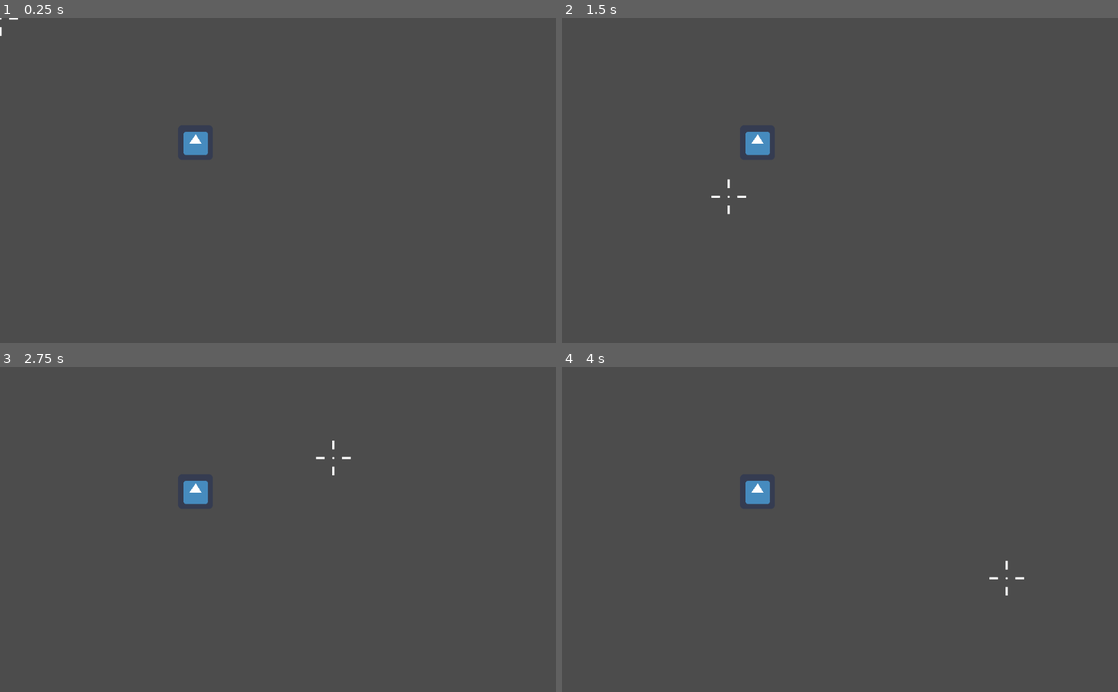
Above: before the commit, frames 1-4 (two rows, left to right).
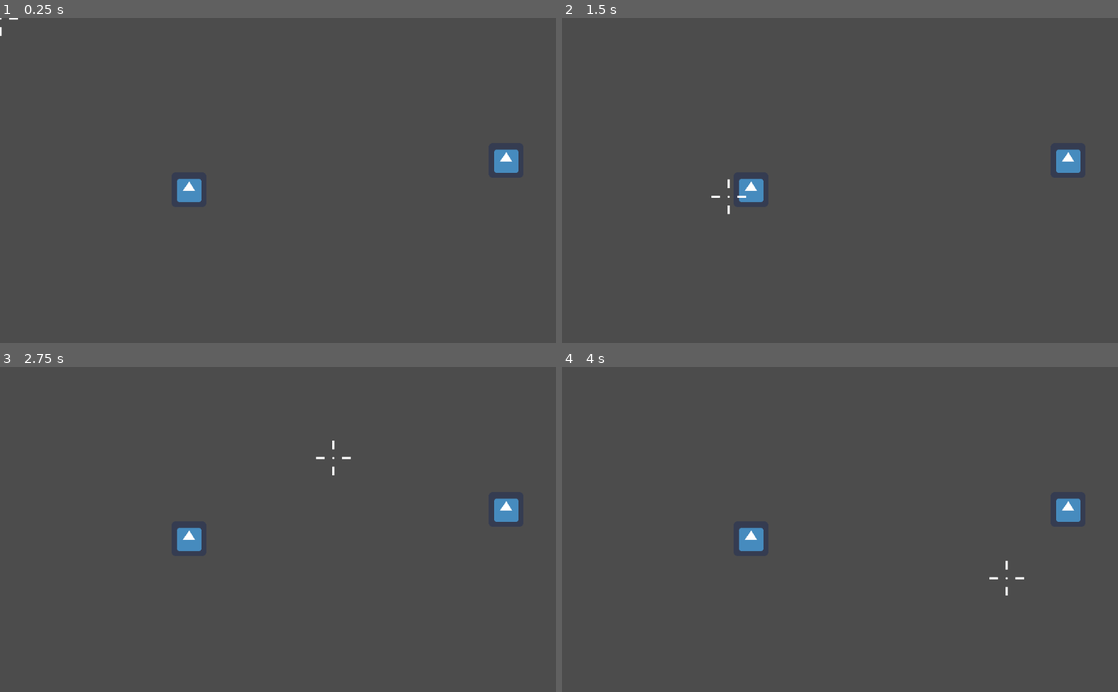
Above: after the commit, the same moments.

Repository: CliffsDover/godot_Point_And_Click_Adventure_Game
Game: Godot game, scene res://scenes/Scene_Test_1.tscn
The game is run twice, just before and just after one commit, with the same random seed, the same clock (stepped at 60 frames per second) and the same inputs. The engine's default icon, where the game draws it, is replaced by a stand-in: a white triangle on a blue panel in a dark square.
Inputs (mouse positions are in pixels of both pictures, inside the frame that each line leads up to):
- Up to frame 1 (0.25 s): no input
- Up to frame 2 (1.5 s): tap Enter at 0.5 s; move the mouse to (962, 164) at 0.52 s; tap Space at 1.25 s; move the mouse to (728, 196) at 1.27 s
- Up to frame 3 (2.75 s): tap Enter at 2 s; move the mouse to (333, 458) at 2.02 s
- Up to frame 4 (4 s): tap Space at 2.75 s; move the mouse to (812, 594) at 2.77 s; tap Enter at 3.5 s; move the mouse to (1006, 578) at 3.52 s

The runs differ from the first frame. In frame 1, 1.0% of the frame differs, in the area x 31-94%, y 35-57%; in frame 2, 0.9%; in frame 3, 1.0%; in frame 4, 1.0%.

Commit message:
Add Scene_Base

Diff:
--- a/scenes/Object_Simple.tscn
+++ b/scenes/Object_Simple.tscn
@@ -20,8 +20,6 @@
 [node name="Object" instance=ExtResource( 1 )]
 
 objectName = "Simple Object"
-objectDescription = "This is a simple object"
-verb = 1
 
 [node name="AnimatedSprite" parent="." index="0"]
 
--- a/scenes/Scene_Test_1.tscn
+++ b/scenes/Scene_Test_1.tscn
@@ -1,13 +1,15 @@
-[gd_scene load_steps=4 format=2]
+[gd_scene load_steps=3 format=2]
 
 [ext_resource path="res://templates/scenes/Scene_Base.tscn" type="PackedScene" id=1]
 [ext_resource path="res://scenes/Object_Simple.tscn" type="PackedScene" id=2]
-[ext_resource path="res://scenes/Cursor_Crosshair.tscn" type="PackedScene" id=3]
 
 [node name="Root" instance=ExtResource( 1 )]
 
-[node name="Object_Simple" parent="." index="0" instance=ExtResource( 2 )]
+[node name="Key" parent="Objects" index="0" instance=ExtResource( 2 )]
 
-position = Vector2( 360, 230 )
+position = Vector2( 931.887, 262.71 )
+objectName = "Key"
 
-[node name="Cursor" parent="." index="1" instance=ExtResource( 3 )]
+[node name="Object" parent="Objects" index="1" instance=ExtResource( 2 )]
+
+position = Vector2( 347.801, 317.385 )
--- a/templates/scenes/Scene_Base.gd
+++ b/templates/scenes/Scene_Base.gd
@@ -11,13 +11,15 @@
 	set_process_input( true )
 	set_process( true )
 	Input.set_mouse_mode( Input.MOUSE_MODE_HIDDEN )
-	#add_child( Cursor )
-	#print( Game.GetAllVerbs() )
-	#$Cursor/Area2D.connect( "area_entered", self, "on_Cursor_area_entered" )
+	$HUD/Cursor/Area2D.connect( "area_entered", self, "on_Cursor_area_entered" )
+	$HUD/Cursor/Area2D.connect( "area_exited", self, "on_Cursor_area_exited" )
 
 func _process(delta):
-	$Cursor.position = get_global_mouse_position()
+	$HUD/Cursor.position = get_global_mouse_position()
 
 
 func on_Cursor_area_entered( area ):
 	print( "Current object: " + area.get_parent().objectName )
+
+func on_Cursor_area_exited( area ):
+	print( "Current object: null" )
--- a/templates/scenes/Scene_Base.tscn
+++ b/templates/scenes/Scene_Base.tscn
@@ -1,7 +1,16 @@
-[gd_scene load_steps=2 format=2]
+[gd_scene load_steps=3 format=2]
 
 [ext_resource path="res://scenes/Scene_Test_1.gd" type="Script" id=1]
+[ext_resource path="res://scenes/Cursor_Crosshair.tscn" type="PackedScene" id=2]
 
 [node name="Root" type="Node2D" index="0"]
 
 script = ExtResource( 1 )
+
+[node name="Backgrounds" type="Node2D" parent="." index="0"]
+
+[node name="Objects" type="Node2D" parent="." index="1"]
+
+[node name="HUD" type="Node2D" parent="." index="2"]
+
+[node name="Cursor" parent="HUD" index="0" instance=ExtResource( 2 )]
